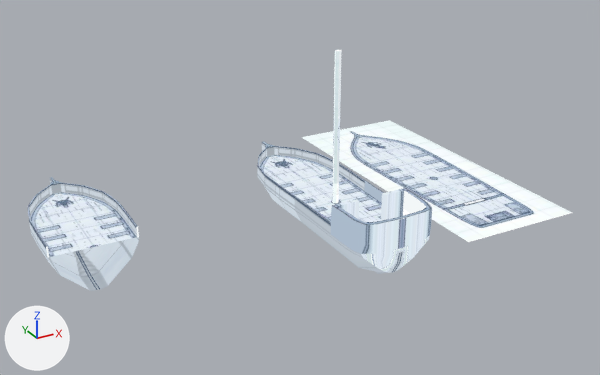
Two versions of the Blender file asset_sources/keelboat.blend, one commit apart.
Rendered twice from a camera (50 mm lens) standing at (-10.1, -44.0, 22.4) and looking at (13.1, -1.8, 1.3). Arrows for +X, +Y and +Z are at lower left; the lights stay in place.

Objects in the first picture: 'Cylinder', 'Hull', 'Keelboat', 'Plane'.
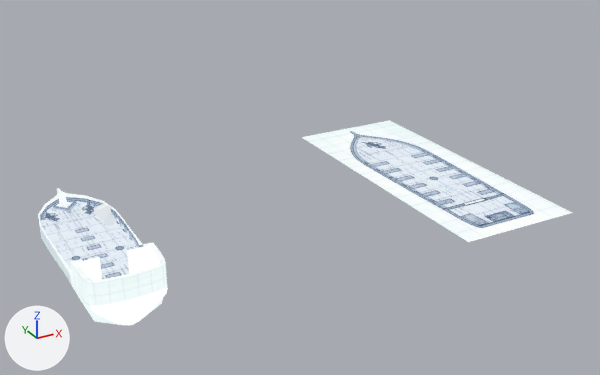
Changed parts and their boxes [x1, y1, x2, y2] in the pictures (600 x 375 px; the box of a moved part takes in the faces that stretch with it):
'Hull', reshaped, moved, rescaled (26% narrower): before [257, 141, 432, 274]; after [38, 188, 168, 325]
'Keelboat', hidden: before [27, 177, 139, 291]
'Cylinder', reshaped, moved, rescaled (9% wider, 91% shorter): before [332, 50, 342, 203]; after [104, 213, 115, 226]
'Cube', added: after [94, 204, 111, 221]
part 1 of me_plane_001, moved or reshaped: before [267, 144, 274, 156]; after [58, 191, 67, 203]
part 2 of me_plane_001, surface changed: before [257, 141, 432, 274]; after [38, 188, 168, 325]
part 3 of me_cylinder, added: after [104, 213, 115, 226]
part 4 of me_cylinder, deleted: before [332, 50, 342, 203]

The change, as a diff of the scene's bpy script:
```diff
--- a/asset_sources/keelboat.blend.py
+++ b/asset_sources/keelboat.blend.py
@@ me_plane_001 @@
 # used by ob_hull; location = (15.43, -0.76, 0.0)
-me_plane_001.from_pydata(...)  # 204 vertices, 189 faces; spans x -2.7..0.0, y -8.9..8.9, z -2.9..1.9
+me_plane_001.from_pydata(...)  # 204 vertices, 185 faces; spans x -2.7..0.0, y -8.9..8.9, z -2.9..1.9
+# me_plane_001 part 1
+# 4 vertices are removed from x 0.0, y 7.7..8.9, z 0.0..0.7
+# 9 faces are deleted
+# 4 vertices are added at (0.0, 8.3, 0.6), (-0.3, 7.7, 0.6), (0.0, 8.3, 0.6), (0.0, 7.7, 0.6)
+# 7 new faces join them
+# me_plane_001 part 2: 178 kept faces spanning x -2.7..0.0, y -8.9..8.9, z -2.9..1.9 get new texture (UV) coordinates
 me_plane_001.materials.append(mat_keelboat)
@@ me_cylinder @@
 # used by ob_cylinder; location = (15.37, -2.38, 3.94); scale = (0.876, 0.876, 0.876)
-me_cylinder.from_pydata(...)  # 64 vertices, 34 faces; spans x -0.22..0.22, y -0.24..0.24, z -4.67..6.85
+me_cylinder.from_pydata(...)  # 84 vertices, 74 faces; spans x -0.96..0.96, y -0.96..0.96, z -1.08..1.08
+# me_cylinder part 3: 84 vertices added at x -0.96..0.96, y -0.96..0.96, z -1.08..1.08
+# me_cylinder part 4: 64 vertices removed from x -0.22..0.22, y -0.24..0.24, z -4.67..6.85
 me_cylinder.materials.append(mat_keelboat)
@@ me_cube @@
+me_cube.from_pydata(...)  # a box spanning x -1.0..1.0, y -1.0..1.0, z -1.0..1.0
+me_cube.materials.append(mat_keelboat)
@@ ob_hull @@
 ob_hull = bpy.data.objects.new('Hull', me_plane_001)
-ob_hull.location = (15.43, -0.76, 0.0)
+ob_hull.location = (0.0, -0.44, -0.02)
+ob_hull.scale = (0.845, 0.845, 0.845)
 _m = ob_hull.modifiers.new('Mirror', 'MIRROR')
@@ ob_keelboat @@
 ob_keelboat.location = (0.01, 0.0, 0.0)
+ob_keelboat.hide_set(True)
@@ ob_cylinder @@
 ob_cylinder = bpy.data.objects.new('Cylinder', me_cylinder)
-ob_cylinder.location = (15.37, -2.38, 3.94)
-ob_cylinder.scale = (0.876, 0.876, 0.876)
+ob_cylinder.location = (1.67, 1.43, 0.31)
+ob_cylinder.scale = (0.322, 0.322, 0.322)
@@ ob_cube @@
+ob_cube = bpy.data.objects.new('Cube', me_cube)
+ob_cube.location = (1.62, 2.63, 0.34)
+ob_cube.rotation_euler = (0.0, 0.0, -1.164)  # degrees (0, 0, -67)
+ob_cube.scale = (0.348, 0.348, 0.348)
```
